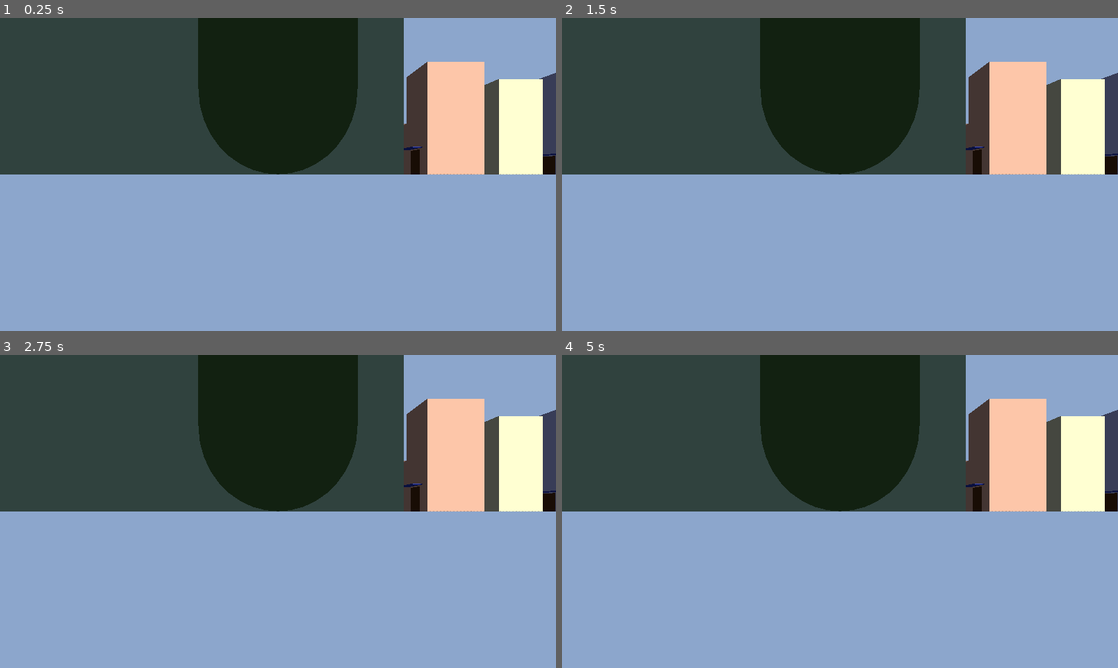
Above: before the commit, frames 1-4 (two rows, left to right).
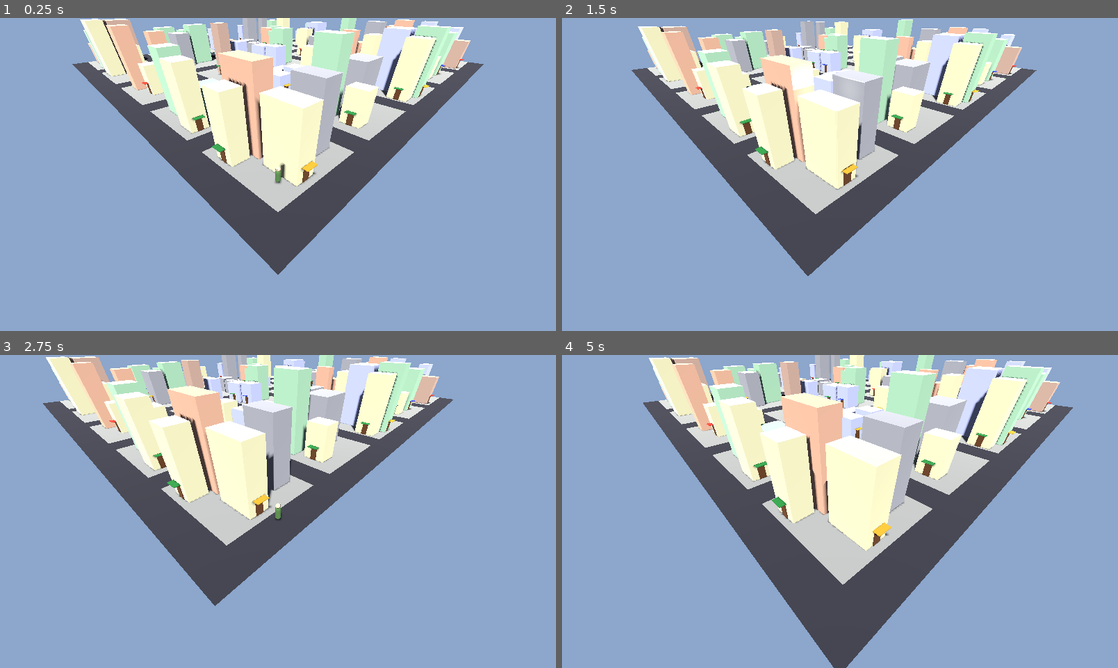
Above: after the commit, the same moments.

Repository: shaoqian2001/vibe-zombie
Game: Godot game, scene res://scenes/Main.tscn
Two runs of this game, one before a commit and one after it. Both use one fixed random seed, a clock stepped at 60 frames per second and the inputs below.
Inputs:
- Up to frame 1 (0.25 s): no input
- Up to frame 2 (1.5 s): hold D (move_right) 0.53-1.28 s; hold S (move_backward) from 1.28 s (still down)
- Up to frame 3 (2.75 s): release S (move_backward) at 2.03 s; hold D (move_right) from 2.03 s (still down)
- Up to frame 4 (5 s): release D (move_right) at 2.78 s; hold W (move_forward) 2.78-3.53 s; hold A (move_left) from 3.53 s (still down)

The runs differ from the first frame. In frame 1, 52% of the frame differs, in the area x 0-100%, y 0-82%; in frame 2, 52%; in frame 3, 51%; in frame 4, 60%, in the area x 0-100%, y 0-100%.
Error before the commit: Parse Error: Cannot infer the type of "iw" variable because the value doesn't have a set type. (res://scripts/main.gd:159)

Commit message:
fix: use explicit float type for variables inferred from dictionary
`:=` cannot infer types from Dictionary values. Use explicit `float`
type annotations for iw/id.

https://claude.ai/code/session_01DHWiNhD45CF2HdxzgtBsHD

Diff:
--- a/scripts/main.gd
+++ b/scripts/main.gd
@@ -156,8 +156,8 @@
 	var facing: Vector3 = binfo.entrance_facing
 	# When entrance faces ±X the interior rotates 90°, so local X↔Z swap.
 	# Swap width/depth so the interior walls align with the exterior box.
-	var iw := binfo.width
-	var id := binfo.depth
+	var iw: float = binfo.width
+	var id: float = binfo.depth
 	if absf(facing.x) > 0.5:
 		iw = binfo.depth
 		id = binfo.width
